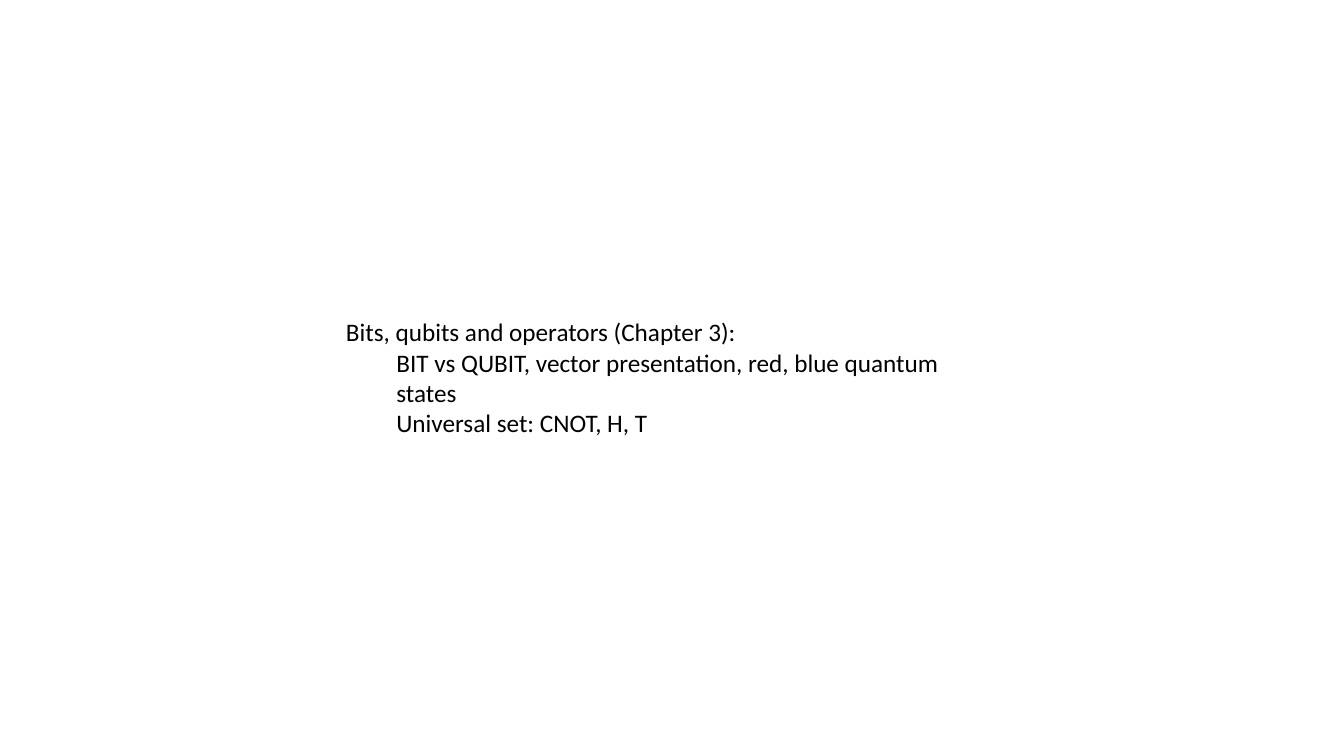
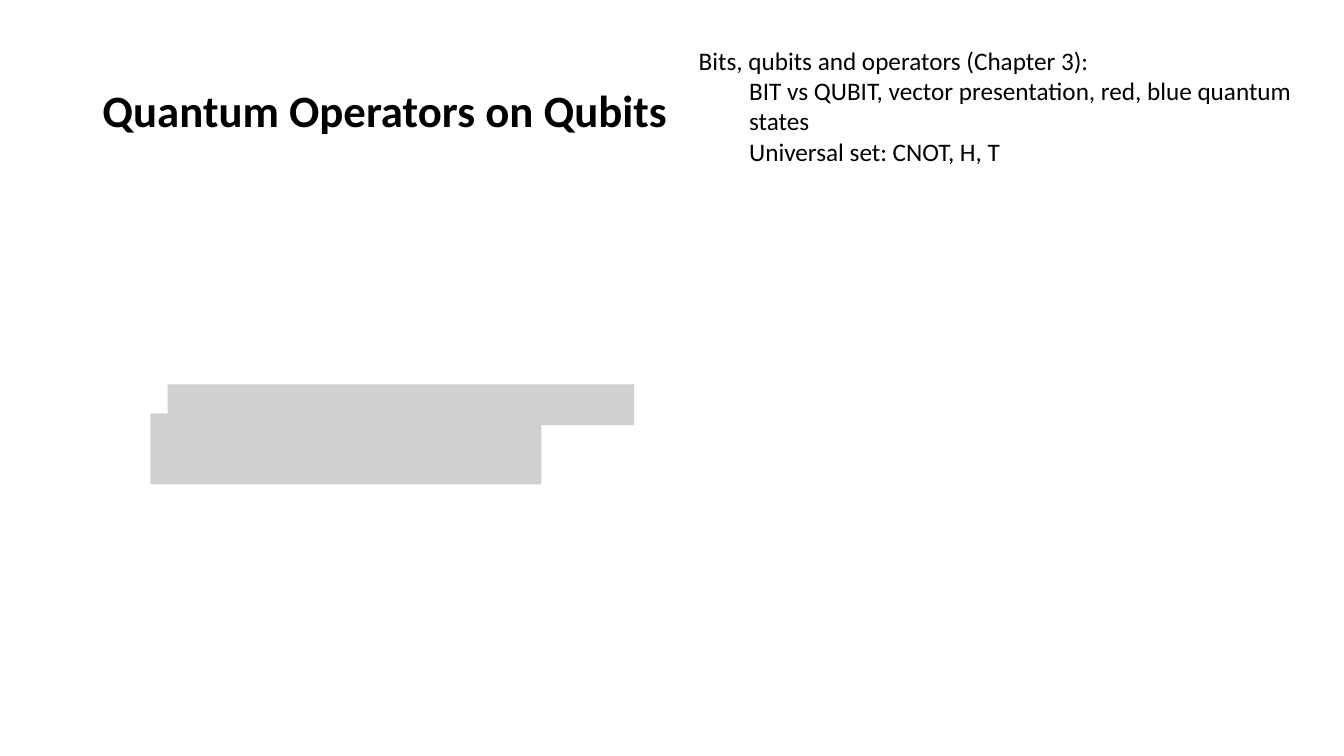
Before and after one commit to zozo123/QC-IL, a slide deck: slide 14 of slides/all slides.pptx. Drawn at 1344x756 pixels with LibreOffice and Linux fonts; fonts in the diff are those of the drawing; grey boxes stand for pictures; background and template pictures are left out. Boxes give left, top, right and bottom in pixels: in the first picture for what was removed or moved away, otherwise in the second. Text is boxed around its words. In the diff, an @@ line names an element or a change of style, - is before the commit and + after.

```diff
--- a/slides/all slides.pptx
+++ b/slides/all slides.pptx
@@ text "Bits, qubits and operators (Chapter ...": place and size @@
-text "Bits, qubits and operators (Chapter ..." at [346, 322, 938, 435]
+text "Bits, qubits and operators (Chapter ..." at [699, 51, 1291, 164]
@@ title added at [102, 95, 667, 134], 32 pt, text #000000, bold @@
+Quantum Operators on Qubits
@@ picture added at [167, 384, 634, 424] @@
@@ picture added at [150, 413, 541, 485] @@
```
Also in this commit, not shown: 5 other slides changed, 1 slide added.
